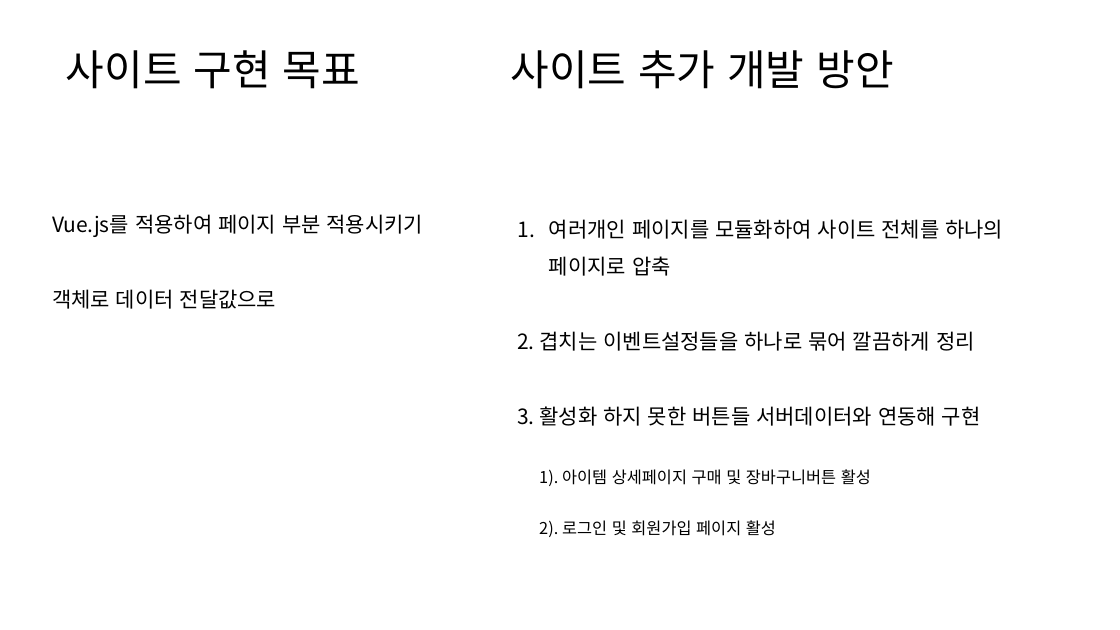
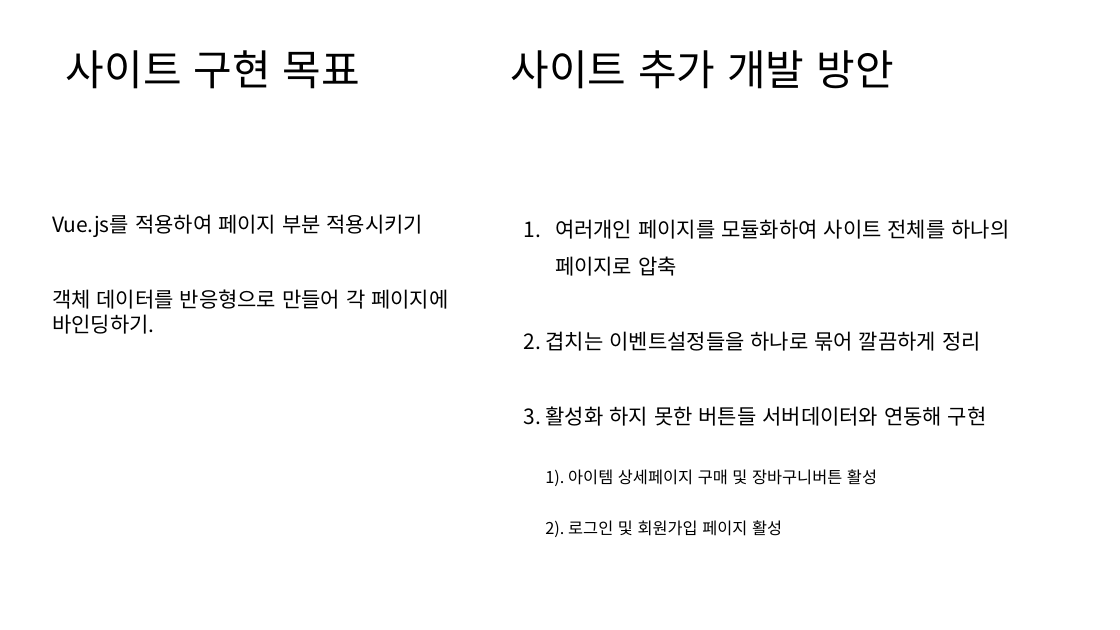
Before and after one commit to dong13475/FED-PJ-WBS-DONG, a slide deck: slide 6 of 02.모바일웹&앱프로젝트/04.가이드문서/프라이탁 가이드문서.pptx. Drawn at 1120x630 pixels with LibreOffice and Linux fonts; fonts in the diff are those of the drawing. Boxes give left, top, right and bottom in pixels: in the first picture for what was removed or moved away, otherwise in the second. Text is boxed around its words. In the diff, an @@ line names an element or a change of style, - is before the commit and + after.

```diff
--- a/02.모바일웹&앱프로젝트/04.가이드문서/프라이탁 가이드문서.pptx
+++ b/02.모바일웹&앱프로젝트/04.가이드문서/프라이탁 가이드문서.pptx
@@ text at box(52, 289, 448, 334): text changed @@
-객체로 데이터 전달값으로
+객체 데이터를 반응형으로 만들어 각 페이지에
+바인딩하기.
@@ 5 texts: place and size @@
-5 texts at box(517, 219, 1003, 537)
+5 texts at box(523, 219, 1009, 537)
```
Also in this commit, not shown: 1 other slide changed, 1 other file.
